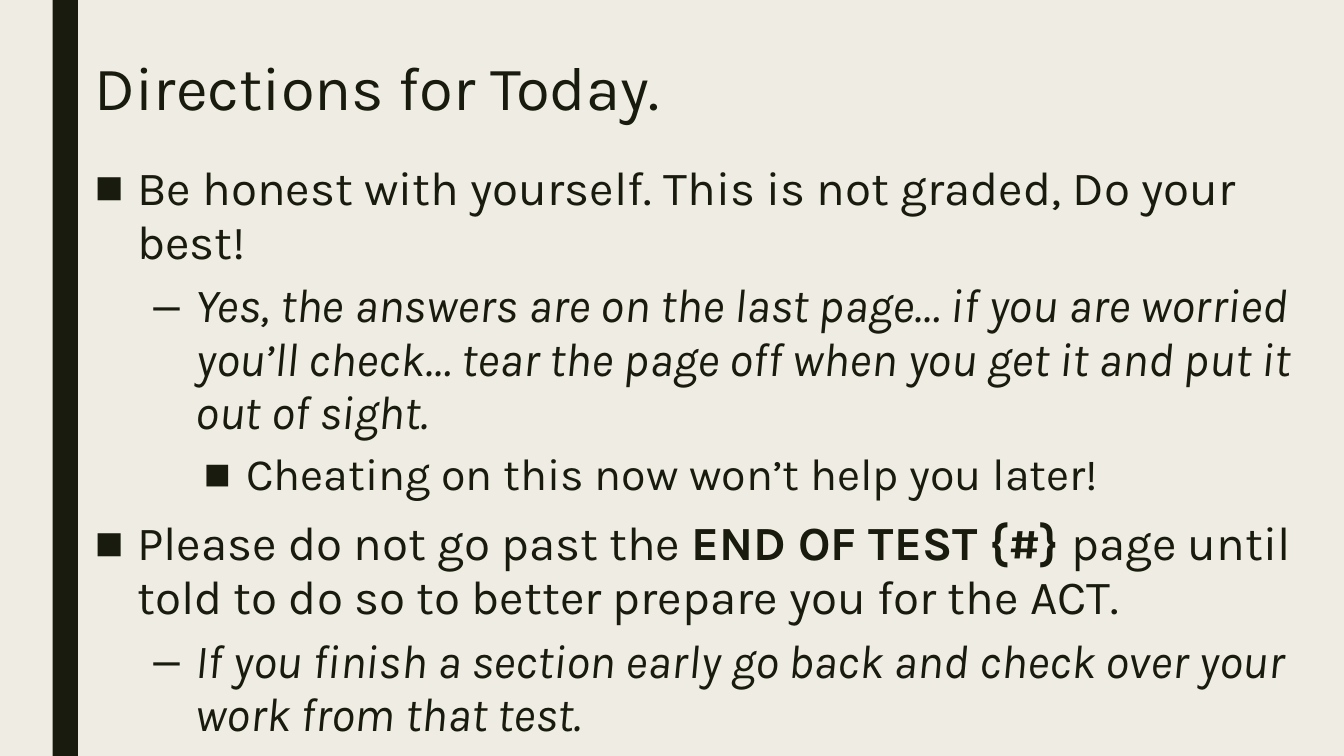
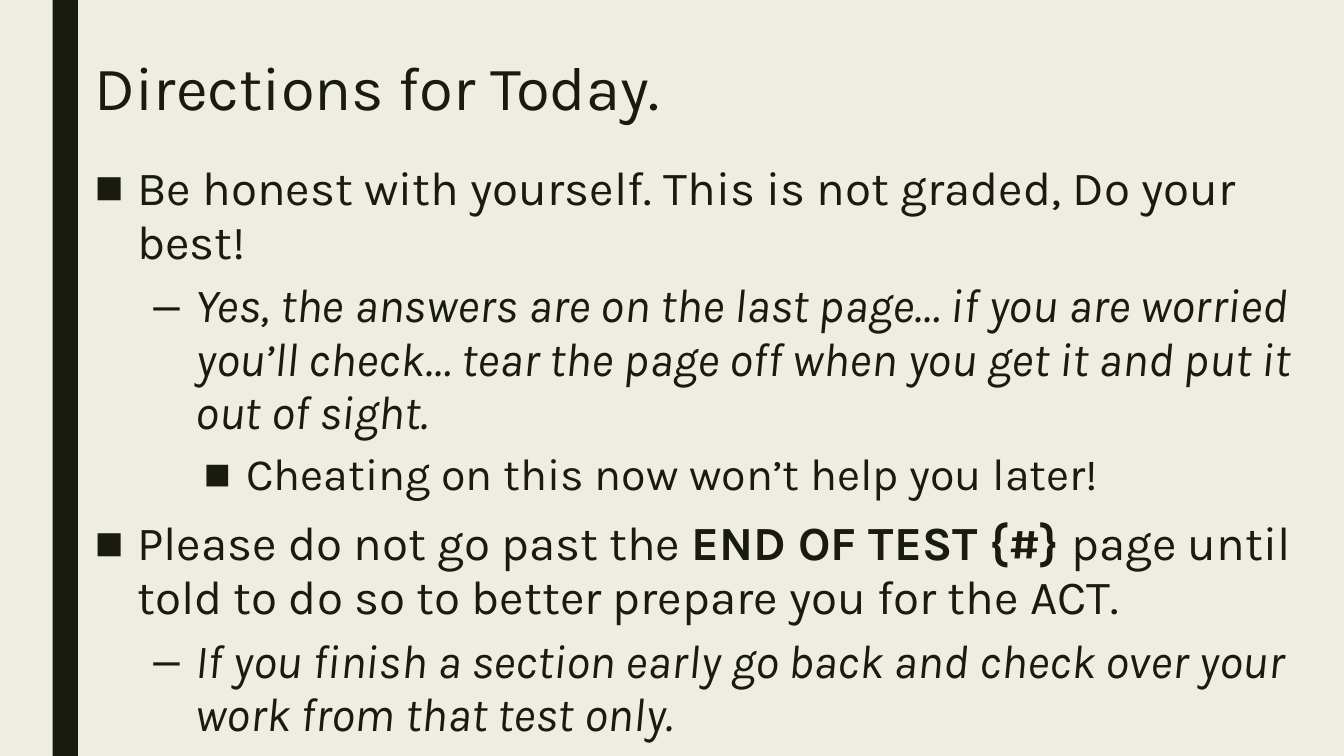
Before and after one commit to codecuddy/algebra_3-4, a slide deck: slide 6 of _PowerPoints/2nd Semester/Unit 7 ACT/Algebra4_Day_063 ACT Abbreviated Test.pptx (slide 4 before the commit). Drawn at 1344x756 pixels with LibreOffice and Linux fonts; fonts in the diff are those of the drawing. Boxes give left, top, right and bottom in pixels: in the first picture for what was removed or moved away, otherwise in the second. Text is boxed around its words. In the diff, an @@ line names an element or a change of style, - is before the commit and + after.

```diff
--- a/_PowerPoints/2nd Semester/Unit 7 ACT/Algebra4_Day_063 ACT Abbreviated Test.pptx
+++ b/_PowerPoints/2nd Semester/Unit 7 ACT/Algebra4_Day_063 ACT Abbreviated Test.pptx
@@ text at (x1=196, y1=645, x2=1285, y2=743): text changed @@
-  – If you finish a section early go back and check over your work from that test.
+  – If you finish a section early go back and check over your work from that test only.
```
Also in this commit, not shown: 5 other slides changed, 2 slides added, 1 other file.
